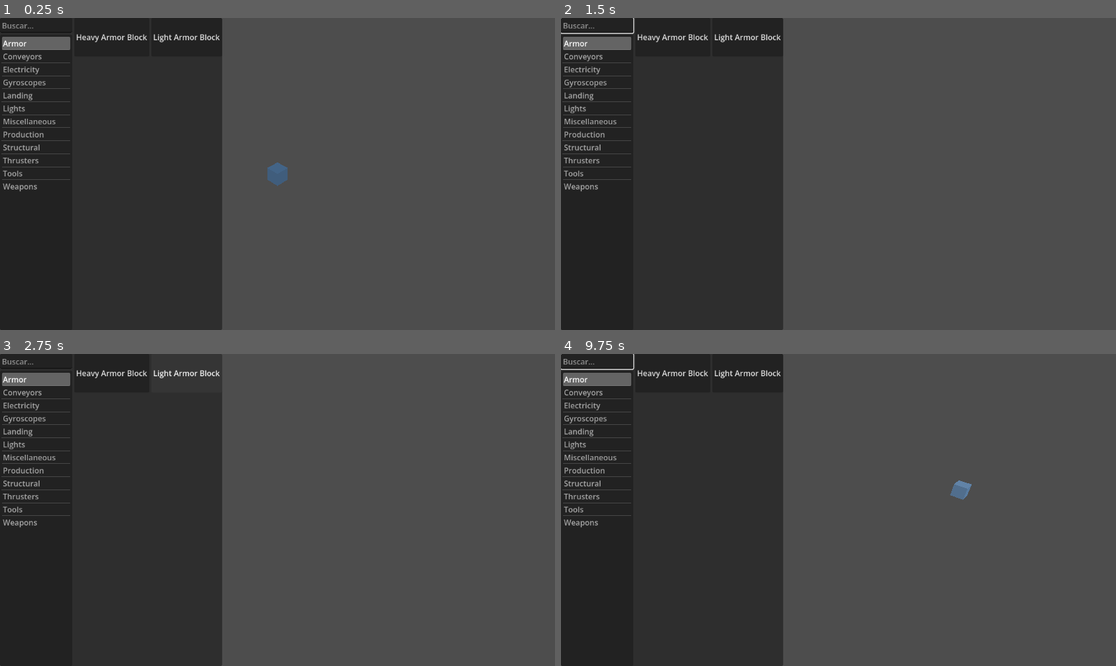
Above: before the commit, frames 1-4 (two rows, left to right).
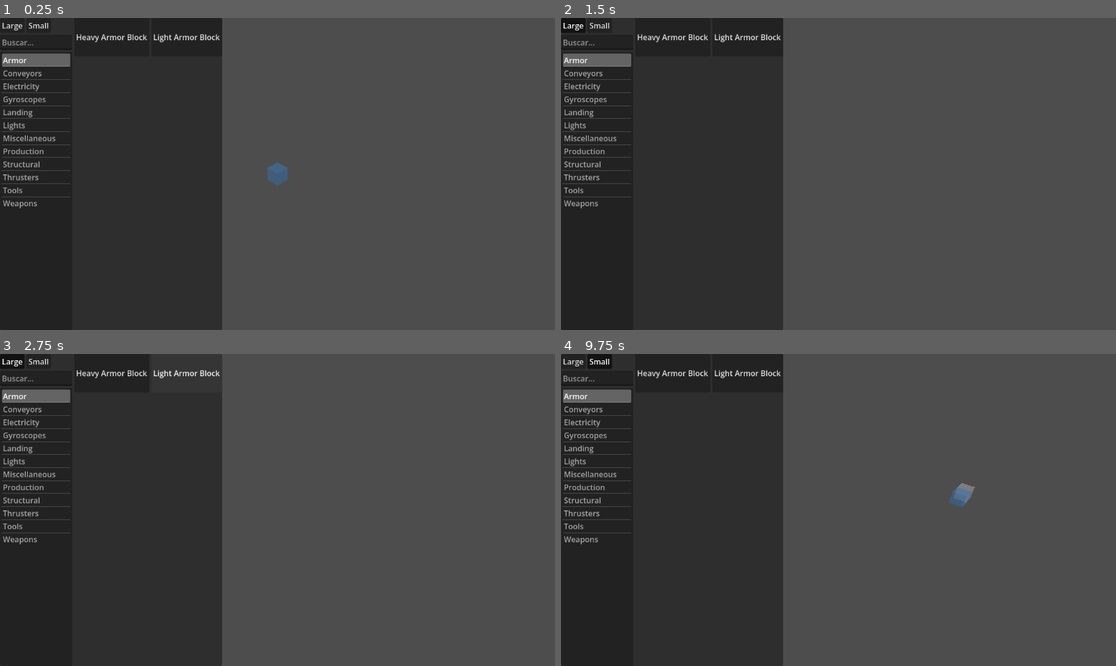
Above: after the commit, the same moments.

Repository: rochbe02/SpaceEngineersBuilder
Game: Godot game, scene res://scenes/Main.tscn
Same seed, same stepped clock (60 frames per second), same inputs: the game is played once before the commit and once after it.
Inputs (mouse positions are in pixels of both pictures, inside the frame that each line leads up to):
- Up to frame 1 (0.25 s): no input
- Up to frame 2 (1.5 s): click "Heavy Armor Block" at 0.5 s; click (572, 24) at 1.25 s, where only the run after the commit has a clickable "Large"
- Up to frame 3 (2.75 s): click "Light Armor Block" at 2 s
- Up to frame 4 (9.75 s): click (599, 360) at 2.75 s, where only the run after the commit has a clickable "Small"; click "Heavy Armor Block" at 3.5 s; click (572, 360) at 4.25 s, where only the run after the commit has a clickable "Large"; click "Light Armor Block" at 5 s; click (599, 360) at 5.75 s, where only the run after the commit has a clickable "Small"; click "Heavy Armor Block" at 6.5 s; click (572, 360) at 7.25 s, where only the run after the commit has a clickable "Large"; click "Light Armor Block" at 8 s; click (599, 360) at 8.75 s, where only the run after the commit has a clickable "Small"; tap Enter at 9.5 s; move the mouse to (960, 494) at 9.52 s; click (960, 494) at 9.67 s

The runs differ from the first frame. In frame 1, 2.7% of the frame differs, in the area x 0-13%, y 1-62%; in frame 2, 2.7%; in frame 3, 2.7%; in frame 4, 2.9%, in the area x 0-75%, y 0-62%.

Commit message:
Toggle Large/Small con cambio de celda en GridMap

Diff:
--- a/space-engineers-builder/data/blocks_db.json
+++ b/space-engineers-builder/data/blocks_db.json
@@ -2,6 +2,7 @@
   "LargeHeavyBlockArmorBlock": {
 	"name": "Heavy Armor Block",
 	"category": "Armor",
+	"size": "Large",
 	"pcu": 1,
 	"materials": {
 	  "Iron": 140,
@@ -12,14 +13,36 @@
   "LargeBlockArmorBlock": {
 	"name": "Light Armor Block",
 	"category": "Armor",
+	"size": "Large",
 	"pcu": 1,
 	"materials": {
 	  "Iron": 25
+	}
+  },
+  "SmallHeavyBlockArmorBlock": {
+	"name": "Heavy Armor Block",
+	"category": "Armor",
+	"size": "Small",
+	"pcu": 1,
+	"materials": {
+	  "Iron": 5,
+	  "Nickel": 3,
+	  "Chrome": 1
+	}
+  },
+  "SmallBlockArmorBlock": {
+	"name": "Light Armor Block",
+	"category": "Armor",
+	"size": "Small",
+	"pcu": 1,
+	"materials": {
+	  "Iron": 1
 	}
   },
   "LargeBlockGyro": {
 	"name": "Gyroscope",
 	"category": "Gyroscopes",
+	"size": "Large",
 	"pcu": 50,
 	"materials": {
 	  "Iron": 600,
@@ -27,9 +50,21 @@
 	  "Chrome": 4
 	}
   },
+  "SmallBlockGyro": {
+	"name": "Gyroscope",
+	"category": "Gyroscopes",
+	"size": "Small",
+	"pcu": 50,
+	"materials": {
+	  "Iron": 25,
+	  "Nickel": 5,
+	  "Chrome": 1
+	}
+  },
   "LargeBlockSmallThrust": {
 	"name": "Small Thruster",
 	"category": "Thrusters",
+	"size": "Large",
 	"pcu": 10,
 	"materials": {
 	  "Iron": 25,
@@ -41,6 +76,7 @@
   "LargeBlockLargeThrust": {
 	"name": "Large Thruster",
 	"category": "Thrusters",
+	"size": "Large",
 	"pcu": 100,
 	"materials": {
 	  "Iron": 5000,
@@ -49,9 +85,22 @@
 	  "Platinum": 40
 	}
   },
+  "SmallBlockSmallThrust": {
+	"name": "Small Thruster",
+	"category": "Thrusters",
+	"size": "Small",
+	"pcu": 10,
+	"materials": {
+	  "Iron": 2,
+	  "Cobalt": 1,
+	  "Gold": 1,
+	  "Platinum": 1
+	}
+  },
   "LargeBlockBatteryBlock": {
 	"name": "Battery",
 	"category": "Electricity",
+	"size": "Large",
 	"pcu": 15,
 	"materials": {
 	  "Iron": 80,
@@ -59,9 +108,21 @@
 	  "Silicon": 20
 	}
   },
+  "SmallBlockBatteryBlock": {
+	"name": "Battery",
+	"category": "Electricity",
+	"size": "Small",
+	"pcu": 15,
+	"materials": {
+	  "Iron": 20,
+	  "Nickel": 10,
+	  "Silicon": 5
+	}
+  },
   "LargeBlockSolarPanel": {
 	"name": "Solar Panel",
 	"category": "Electricity",
+	"size": "Large",
 	"pcu": 15,
 	"materials": {
 	  "Iron": 100,
@@ -73,6 +134,7 @@
   "LargeBlockCockpit": {
 	"name": "Cockpit",
 	"category": "Miscellaneous",
+	"size": "Large",
 	"pcu": 20,
 	"materials": {
 	  "Iron": 30,
@@ -82,18 +144,43 @@
 	  "Gold": 2
 	}
   },
+  "SmallBlockCockpit": {
+	"name": "Cockpit",
+	"category": "Miscellaneous",
+	"size": "Small",
+	"pcu": 20,
+	"materials": {
+	  "Iron": 10,
+	  "Nickel": 8,
+	  "Chrome": 4,
+	  "Silicon": 4,
+	  "Gold": 1
+	}
+  },
   "LargeBlockConveyorPipe": {
 	"name": "Conveyor Pipe",
 	"category": "Conveyors",
+	"size": "Large",
 	"pcu": 2,
 	"materials": {
 	  "Iron": 8,
 	  "Nickel": 4
+	}
+  },
+  "SmallBlockConveyorPipe": {
+	"name": "Conveyor Pipe",
+	"category": "Conveyors",
+	"size": "Small",
+	"pcu": 2,
+	"materials": {
+	  "Iron": 2,
+	  "Nickel": 1
 	}
   },
   "LargeBlockWeaponTurret": {
 	"name": "Interior Turret",
 	"category": "Weapons",
+	"size": "Large",
 	"pcu": 100,
 	"materials": {
 	  "Iron": 300,
@@ -101,5 +188,17 @@
 	  "Chrome": 3,
 	  "Silicon": 2
 	}
+  },
+  "SmallBlockWeaponTurret": {
+	"name": "Interior Turret",
+	"category": "Weapons",
+	"size": "Small",
+	"pcu": 100,
+	"materials": {
+	  "Iron": 100,
+	  "Nickel": 10,
+	  "Chrome": 1,
+	  "Silicon": 1
+	}
   }
 }
--- a/space-engineers-builder/scenes/Main.tscn
+++ b/space-engineers-builder/scenes/Main.tscn
@@ -14,3 +14,4 @@
 offset_right = 400.0
 
 [connection signal="block_selected" from="CanvasLayer/BlockCatalog" to="Viewport3D" method="_on_block_catalog_block_selected"]
+[connection signal="size_changed" from="CanvasLayer/BlockCatalog" to="Viewport3D" method="_on_block_catalog_size_changed"]
--- a/space-engineers-builder/scenes/ui/BlockCatalog.tscn
+++ b/space-engineers-builder/scenes/ui/BlockCatalog.tscn
@@ -18,6 +18,19 @@
 layout_mode = 2
 size_flags_horizontal = 3
 
+[node name="HBoxContainer" type="HBoxContainer" parent="HBoxContainer/VBoxContainer" unique_id=714790895]
+layout_mode = 2
+
+[node name="BtnLarge" type="Button" parent="HBoxContainer/VBoxContainer/HBoxContainer" unique_id=1266344380]
+layout_mode = 2
+toggle_mode = true
+text = "Large"
+
+[node name="BtnSmall" type="Button" parent="HBoxContainer/VBoxContainer/HBoxContainer" unique_id=1562126032]
+layout_mode = 2
+toggle_mode = true
+text = "Small"
+
 [node name="LineEdit" type="LineEdit" parent="HBoxContainer/VBoxContainer" unique_id=1077694406]
 layout_mode = 2
 placeholder_text = "Buscar..."
--- a/space-engineers-builder/scripts/BlockCatalog.gd
+++ b/space-engineers-builder/scripts/BlockCatalog.gd
@@ -3,14 +3,21 @@
 @onready var category_list: ItemList = $HBoxContainer/VBoxContainer/ItemList
 @onready var search_box: LineEdit = $HBoxContainer/VBoxContainer/LineEdit
 @onready var block_grid: GridContainer = $HBoxContainer/ScrollContainer/GridContainer
+@onready var btn_large: Button = $HBoxContainer/VBoxContainer/HBoxContainer/BtnLarge
+@onready var btn_small: Button = $HBoxContainer/VBoxContainer/HBoxContainer/BtnSmall
 
 signal block_selected(block_id: String)
+signal size_changed(size: String)
+
+var current_size: String = "Large"
 
 func _ready():
 	print("BlockCatalog listo")
 	_build_category_list()
 	category_list.item_selected.connect(_on_category_selected)
 	search_box.text_changed.connect(_on_search_changed)
+	btn_large.pressed.connect(_on_large_pressed)
+	btn_small.pressed.connect(_on_small_pressed)
 
 	if BlockDatabase.categories.size() > 0:
 		category_list.select(0)
@@ -22,8 +29,12 @@
 		category_list.add_item(category)
 
 func _show_category(category: String):
-	var blocks = BlockDatabase.get_blocks_by_category(category)
-	_populate_grid(blocks)
+	var all_blocks = BlockDatabase.get_blocks_by_category(category)
+	var filtered = {}
+	for block_id in all_blocks:
+		if all_blocks[block_id].get("size", "Large") == current_size:
+			filtered[block_id] = all_blocks[block_id]
+	_populate_grid(filtered)
 
 func _populate_grid(blocks: Dictionary):
 	for child in block_grid.get_children():
@@ -45,6 +56,24 @@
 	print("Bloque seleccionado: ", block_id)
 	emit_signal("block_selected", block_id)
 
+func _on_large_pressed():
+	current_size = "Large"
+	btn_large.button_pressed = true
+	btn_small.button_pressed = false
+	emit_signal("size_changed", "Large")
+	var idx = category_list.get_selected_items()
+	if idx.size() > 0:
+		_show_category(BlockDatabase.categories[idx[0]])
+
+func _on_small_pressed():
+	current_size = "Small"
+	btn_small.button_pressed = true
+	btn_large.button_pressed = false
+	emit_signal("size_changed", "Small")
+	var idx = category_list.get_selected_items()
+	if idx.size() > 0:
+		_show_category(BlockDatabase.categories[idx[0]])
+
 func _on_search_changed(text: String):
 	if text == "":
 		var idx = category_list.get_selected_items()
@@ -56,6 +85,6 @@
 	var filtered = {}
 	for block_id in all_blocks:
 		var block = all_blocks[block_id]
-		if block.get("name", "").to_lower().contains(text.to_lower()):
+		if block.get("name", "").to_lower().contains(text.to_lower()) and block.get("size", "Large") == current_size:
 			filtered[block_id] = block
 	_populate_grid(filtered)
--- a/space-engineers-builder/scripts/GridEditor.gd
+++ b/space-engineers-builder/scripts/GridEditor.gd
@@ -92,3 +92,11 @@
 func _on_block_catalog_block_selected(block_id: String):
 	selected_block_id = block_id
 	print("Bloque activo: ", block_id)
+
+
+func _on_block_catalog_size_changed(size: String):
+	if size == "Large":
+		grid_map.cell_size = Vector3(2.5, 2.5, 2.5)
+	else:
+		grid_map.cell_size = Vector3(0.5, 0.5, 0.5)
+	print("Tamaño de celda cambiado a: ", size)
